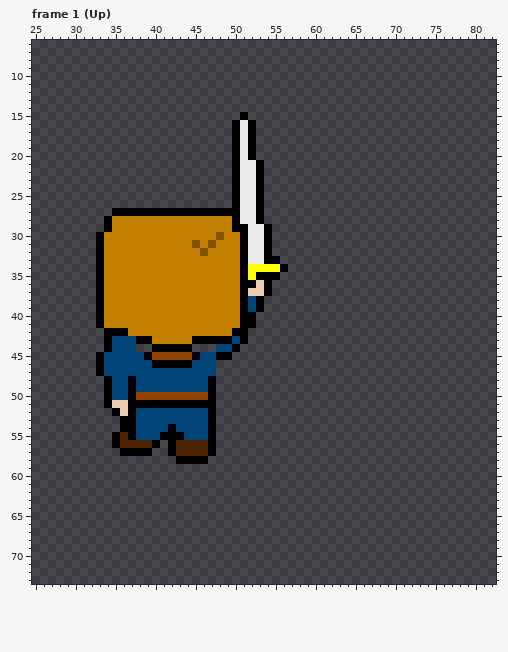
Edited in one commit: pixel-art file (assets/actor/larry/larry_sword_swing.aseprite). The picture above was drawn from the file before the commit.
84x84 pixels, 32 frames. Shown: frame 1 (Up): x 25..82, y 6..73. The commit also changed other frames, which this record leaves out.
The same view after the edit:
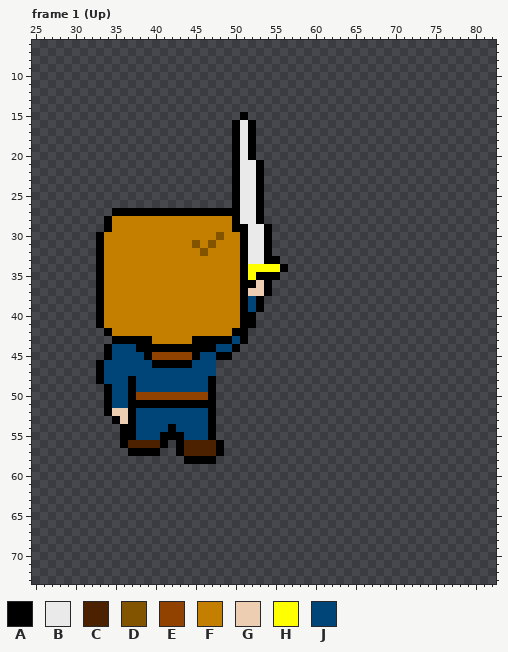
Palette (. is transparent): A #000000  B #eaeaea  C #4c2100  D #825400  E #914100  F #c47f00  G #eeceb3  H #ffff00  J #004577
Log entry: sword swing is done! now to do the walk!
The edit:
Frame 1 (Up), layers "close arm", "far body", "feet":
y 42: x 35..36 AA -> FF
y 43: x 34..37 AJJJ -> .AAA
y 44: x 38..39 .. -> AA; x 45..47 ... -> AAA
y 45: x 33..34 AJ -> .A
y 48: x 33..34 .A -> AJ
y 51: x 35..36 GG -> JJ
y 52: x 34..35 .A -> AG
y 53: x 35..36 .A -> AG
y 55: x 35..36 AC -> .A
y 56: x 35..36 AC -> .A; x 40..43 A.AC -> CA.A; x 47..48 A. -> CA
y 57: x 36 A -> .; x 40 . -> A; x 42..43 AC -> .A; x 47..48 A. -> CA
y 58: x 43 A -> .; x 47 . -> A
Where, in picture pixels (left, top, right, bottom), the same in both pictures:
changed: (96, 328, 152, 456)
added: (192, 344, 216, 352)
changed: (152, 440, 224, 464)
